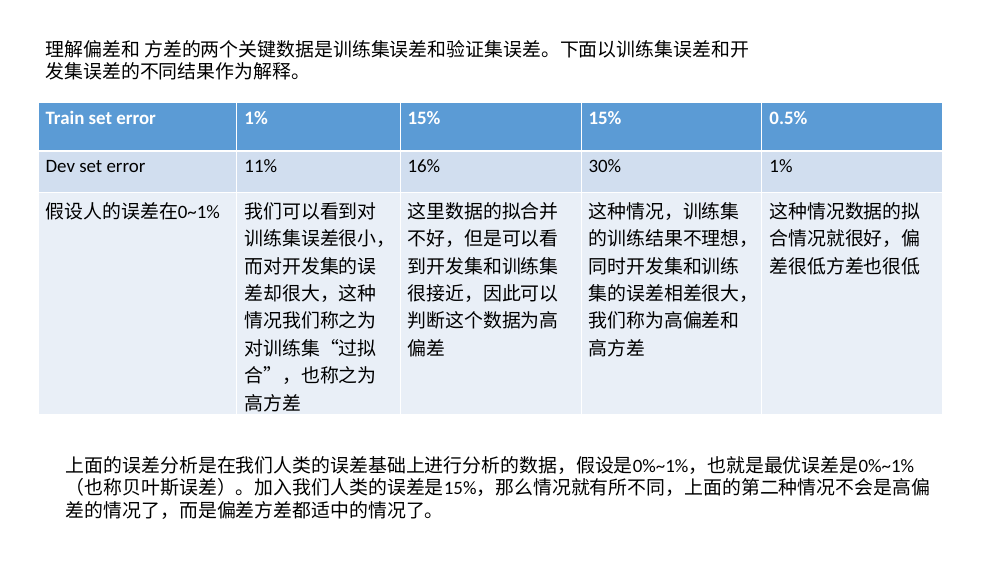
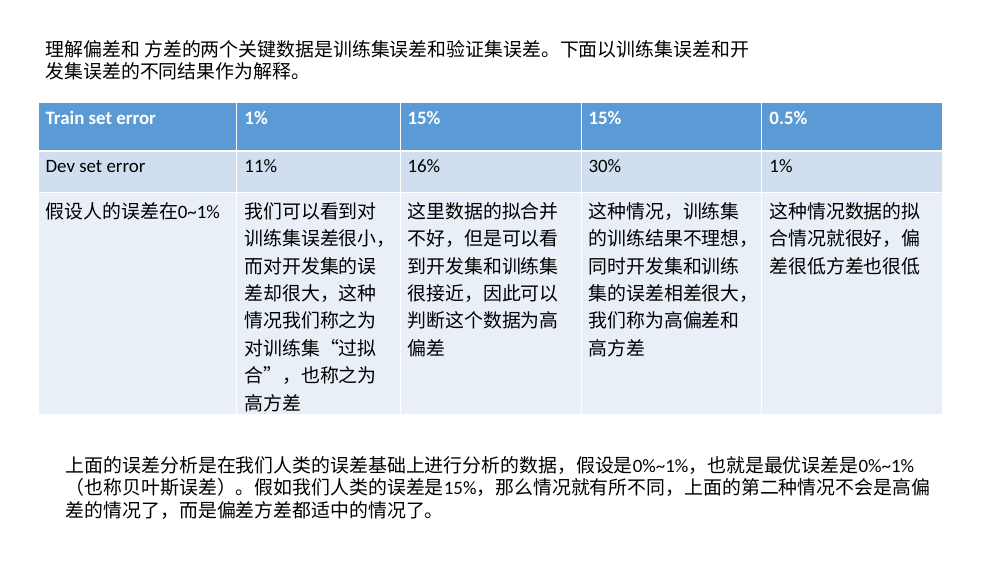
Before and after one commit to MengFly/Learning, a slide deck: slide 3 of 人工智能/学习笔记/第二课/1.02偏差方差.pptx. Drawn at 1008x567 pixels with LibreOffice and Linux fonts; fonts in the diff are those of the drawing. Boxes give left, top, right and bottom in pixels: in the first picture for what was removed or moved away, otherwise in the second. Text is boxed around its words. In the diff, an @@ line names an element or a change of style, - is before the commit and + after.

```diff
--- a/人工智能/学习笔记/第二课/1.02偏差方差.pptx
+++ b/人工智能/学习笔记/第二课/1.02偏差方差.pptx
@@ text at (x1=66, y1=456, x2=930, y2=519): text changed @@
-上面的误差分析是在我们人类的误差基础上进行分析的数据，假设是0%~1%，也就是最优误差是0%~1%（也称贝叶斯误差）。加入我们人类的误差是15%，那么情况就有所不同，上面的第二种情况不会是高偏差的情况了，而是偏差方差都适中的情况了。
+上面的误差分析是在我们人类的误差基础上进行分析的数据，假设是0%~1%，也就是最优误差是0%~1%（也称贝叶斯误差）。假如我们人类的误差是15%，那么情况就有所不同，上面的第二种情况不会是高偏差的情况了，而是偏差方差都适中的情况了。
```
Also in this commit, not shown: 1 other slide changed, 13 other files.
